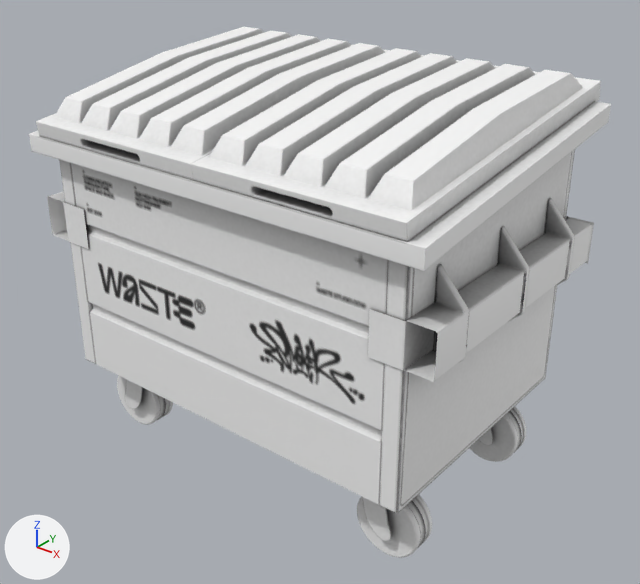
An edit to the glTF model model.gltf, drawn before and after from the same camera.
The view is the same before and after, from a 50 mm lens placed at (19.2, -23.6, 15.1), pointed at (0.4, -0.1, 0.6). Arrows for +X, +Y and +Z are at lower left; the lights stay in place.

The older version as bpy lines, for what is in view:
```python
ob_trash_002 = bpy.data.objects.new('trash.002', me_cube_016)
ob_trash_002.location = (0.0, 0.0, 0.0)
ob_trash_008 = bpy.data.objects.new('trash.008', me_cube_009)
ob_trash_008.location = (0.0, 0.0, 0.0)
ob_trash_009 = bpy.data.objects.new('trash.009', me_cube_010)
ob_trash_009.location = (0.0, 0.0, 0.0)
ob_trash_011 = bpy.data.objects.new('trash.011', me_cube_012)
ob_trash_011.location = (0.0, 0.0, 0.0)
ob_trash_013 = bpy.data.objects.new('trash.013', me_cube_014)
ob_trash_013.location = (0.0, 0.0, 0.0)
ob_trash_015 = bpy.data.objects.new('trash.015', me_cube_017)
ob_trash_015.location = (0.0, 0.0, 0.0)
ob_trash_017 = bpy.data.objects.new('trash.017', me_cube_019)
ob_trash_017.location = (0.0, 0.0, 0.0)
ob_trash_018 = bpy.data.objects.new('trash.018', me_cube_020)
ob_trash_018.location = (0.0, 0.0, 0.0)
ob_trash_019 = bpy.data.objects.new('trash.019', me_cube_021)
ob_trash_019.location = (5.42, 5.56, 7.78)
# also in view: 'trash.016' at (-7.2, -0.1, 2.1); 'trash.007' at (-6.3, -3.4, -4.9)
```
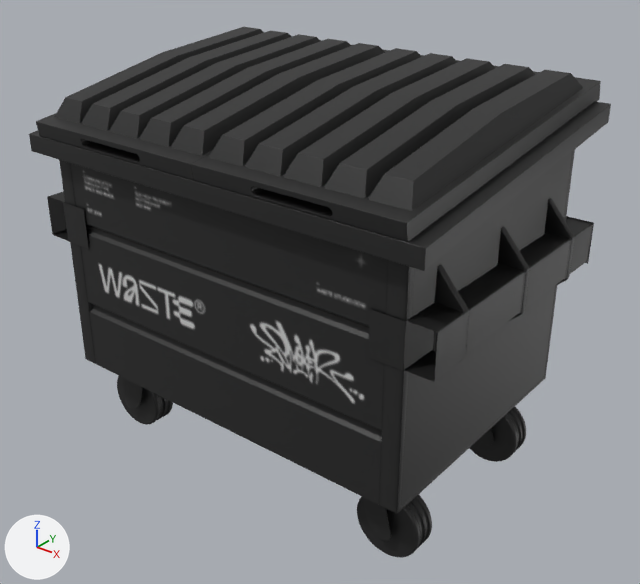
What differs and where, as boxes (x1, y1, x2, y2) in the pictures (640 x 584 px):
'trash.002', surface changed (grey to black): (29, 101, 611, 514) in both
'trash.019', surface changed (white to black): (191, 48, 601, 242) in both
'trash.018', surface changed (white to black): (36, 27, 390, 180) in both
'trash.011', surface changed: (404, 198, 594, 381) in both
'trash.017', surface changed (grey to black): (380, 150, 575, 513) in both
'trash.015', surface changed (grey to black): (368, 309, 434, 371) in both
'trash.009', surface changed (grey to black): (357, 494, 432, 558) in both
'trash.016', surface changed (grey to black): (60, 160, 96, 364) in both
'trash.008', surface changed (grey to black): (470, 407, 526, 462) in both
'trash.007', surface changed (grey to black): (117, 376, 173, 425) in both
'trash.013', surface changed (grey to black): (63, 202, 89, 249) in both
'trash.005', surface changed (grey to black): (362, 497, 391, 542) in both
'trash.010', surface changed (grey to black): (47, 192, 68, 241) in both
'trash.004', surface changed (grey to black): (125, 379, 143, 409) in both
'trash.003', surface changed (grey to black): (479, 429, 493, 446) in both

The change in detail:
Picture 'DIFFUSE 3' (img_diffuse_3) is new.
Material 'Material.013' (mat_material_013) changes its picture from img_diffuse_2 to img_diffuse_3.
